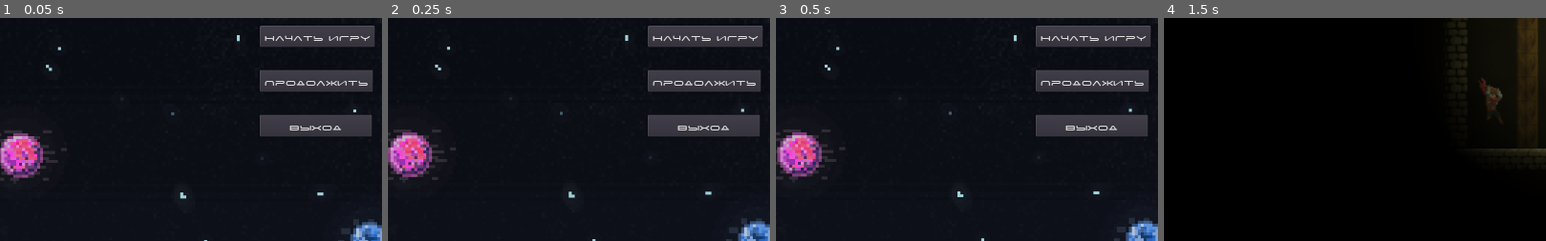
Above: before the commit, frames 1-4 (left to right).
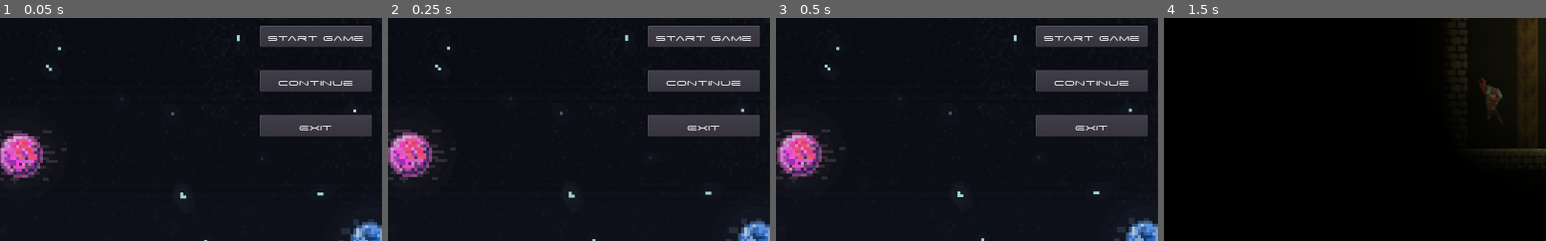
Above: after the commit, the same moments.

Repository: Burd88/-platformgame
Game: Godot game, scene res://main/main.tscn
Two runs of this game, one before a commit and one after it. Both use one fixed random seed, a clock stepped at 60 frames per second and the inputs below. The engine's default icon, where the game draws it, is replaced by a stand-in: a white triangle on a blue panel in a dark square.
Inputs:
- Up to frame 1 (0.05 s): no input
- Up to frame 2 (0.25 s): no input
- Up to frame 3 (0.5 s): no input
- Up to frame 4 (1.5 s): click "Продолжить" (after the commit: "Continue") at 0.5 s; click "Начать Игру" (after the commit: "Start Game") at 1.25 s
The pictures show only the part of the screen within x 8-58%, y 32-82%; the shares and areas given below are measured in that part.

The runs differ from the first frame. In frame 1, 1.0% of the frame differs, in the area x 69-98%, y 3-51%; in frame 2, 1.0%; in frame 3, 1.0%; in frame 4, nothing differs.

Commit message:
перевод кнопок начальной страницы

Diff:
--- a/main/main.gd
+++ b/main/main.gd
@@ -9,8 +9,16 @@
 		pass # Replace with function body.
 
 # Called every frame. 'delta' is the elapsed time since the previous frame.
-#func _process(delta):
-#	pass
+func _process(delta):
+	if translationt.language == 1 :
+		$Start_game.text = 'Начать игру'
+		$Continue.text = 'Продолжить'
+		$Exit.text = 'Выход'
+	elif translationt.language == 2 :
+		$Start_game.text = 'Start Game'
+		$Continue.text = 'Continue'
+		$Exit.text = 'Exit'
+	pass
 
 
 func _on_Start_game_pressed():
